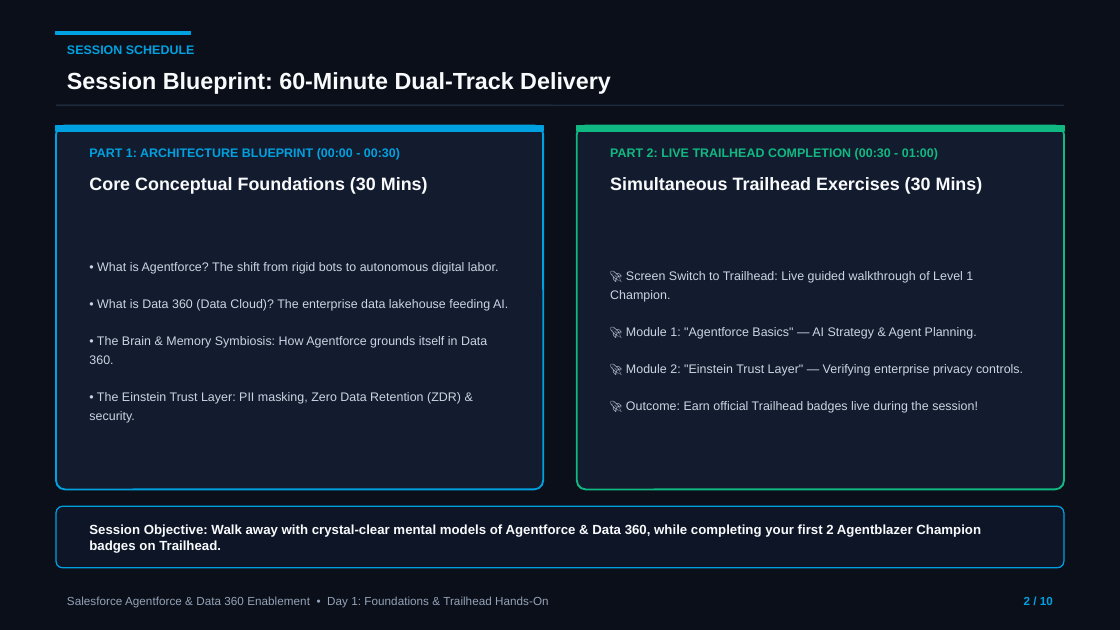
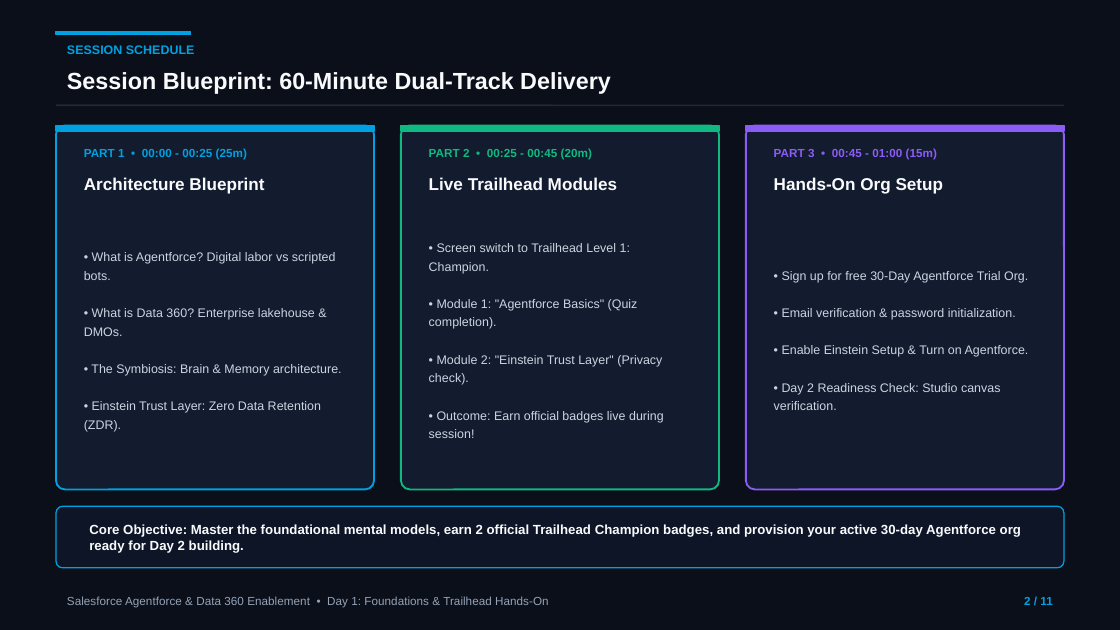
Before and after one commit to MohnishTak2725/agentforce-data360-workbench, a slide deck: slide 2 of Day-1-Atlas-Reasoning-Engine.pptx. Drawn at 1120x630 pixels with LibreOffice and Linux fonts; fonts in the diff are those of the drawing. Boxes give left, top, right and bottom in pixels: in the first picture for what was removed or moved away, otherwise in the second. Text is boxed around its words. In the diff, an @@ line names an element or a change of style, - is before the commit and + after.

```diff
--- a/Day-1-Atlas-Reasoning-Engine.pptx
+++ b/Day-1-Atlas-Reasoning-Engine.pptx
@@ rounded rectangle: place and size @@
-rounded rectangle at [56, 125, 543, 489]
+rounded rectangle at [56, 125, 374, 489]
@@ rounded rectangle at [56, 125, 374, 489]: proportions changed @@
@@ rectangle: place and size @@
-rectangle at [56, 125, 543, 131]
+rectangle at [56, 125, 374, 131]
@@ text at [84, 148, 247, 159]: text changed; size 8 to 7.5 pt @@
-PART 1: ARCHITECTURE BLUEPRINT (00:00 - 00:30)
+PART 1 • 00:00 - 00:25 (25m)
@@ rounded rectangle at [401, 125, 719, 489]: proportions changed @@
@@ rounded rectangle: place and size @@
-rounded rectangle at [577, 125, 1064, 489]
+rounded rectangle at [401, 125, 719, 489]
@@ rectangle: place and size @@
-rectangle at [577, 125, 1064, 131]
+rectangle at [401, 125, 719, 131]
@@ text at [429, 148, 592, 159]: text changed; size 8 to 7.5 pt @@
-PART 2: LIVE TRAILHEAD COMPLETION (00:30 - 01:00)
+PART 2 • 00:25 - 00:45 (20m)
@@ rounded rectangle added at [746, 125, 1064, 489], fill #131B2E, outline #8B5CF6 1.2 pt @@
@@ rectangle added at [746, 125, 1064, 131], fill #8B5CF6, outline #8B5CF6 1 pt @@
@@ text added at [774, 148, 937, 159], 7.5 pt, text #8B5CF6, bold @@
+PART 3 • 00:45 - 01:00 (15m)
@@ text at [84, 177, 264, 194]: text changed; size 11.5 to 11 pt @@
-Core Conceptual Foundations (30 Mins)
+Architecture Blueprint
@@ text at [429, 177, 618, 190]: text changed; size 11.5 to 11 pt @@
-Simultaneous Trailhead Exercises (30 Mins)
+Live Trailhead Modules
@@ text added at [774, 177, 944, 194], 11 pt, text #F8FAFC, bold @@
+Hands-On Org Setup
@@ text at [84, 252, 342, 432]: text changed @@
-• What is Agentforce? The shift from rigid bots to autonomous digital labor.
-• What is Data 360 (Data Cloud)? The enterprise data lakehouse feeding AI.
-• The Brain & Memory Symbiosis: How Agentforce grounds itself in Data 360.
-• The Einstein Trust Layer: PII masking, Zero Data Retention (ZDR) & security.
+• What is Agentforce? Digital labor vs scripted bots.
+• What is Data 360? Enterprise lakehouse & DMOs.
+• The Symbiosis: Brain & Memory architecture.
+• Einstein Trust Layer: Zero Data Retention (ZDR).
@@ text at [429, 243, 664, 438]: text changed @@
-🚀 Screen Switch to Trailhead: Live guided walkthrough of Level 1 Champion.
-🚀 Module 1: "Agentforce Basics" — AI Strategy & Agent Planning.
-🚀 Module 2: "Einstein Trust Layer" — Verifying enterprise privacy controls.
-🚀 Outcome: Earn official Trailhead badges live during the session!
+• Screen switch to Trailhead Level 1: Champion.
+• Module 1: "Agentforce Basics" (Quiz completion).
+• Module 2: "Einstein Trust Layer" (Privacy check).
+• Outcome: Earn official badges live during session!
@@ text added at [774, 271, 1029, 410], 8 pt, text #CBD5E1 @@
+• Sign up for free 30-Day Agentforce Trial Org.
+• Email verification & password initialization.
+• Enable Einstein Setup & Turn on Agentforce.
+• Day 2 Readiness Check: Studio canvas verification.
@@ text at [89, 524, 1021, 553]: text changed @@
-Session Objective: Walk away with crystal-clear mental models of Agentforce & Data 360, while completing your first 2 Agentblazer Champion badges on Trailhead.
+Core Objective: Master the foundational mental models, earn 2 official Trailhead Champion badges, and provision your active 30-day Agentforce org ready for Day 2 building.
@@ text at [1024, 597, 1052, 605]: text changed @@
-2 / 10
+2 / 11
```
Also in this commit, not shown: 9 other slides changed, 1 slide added.
